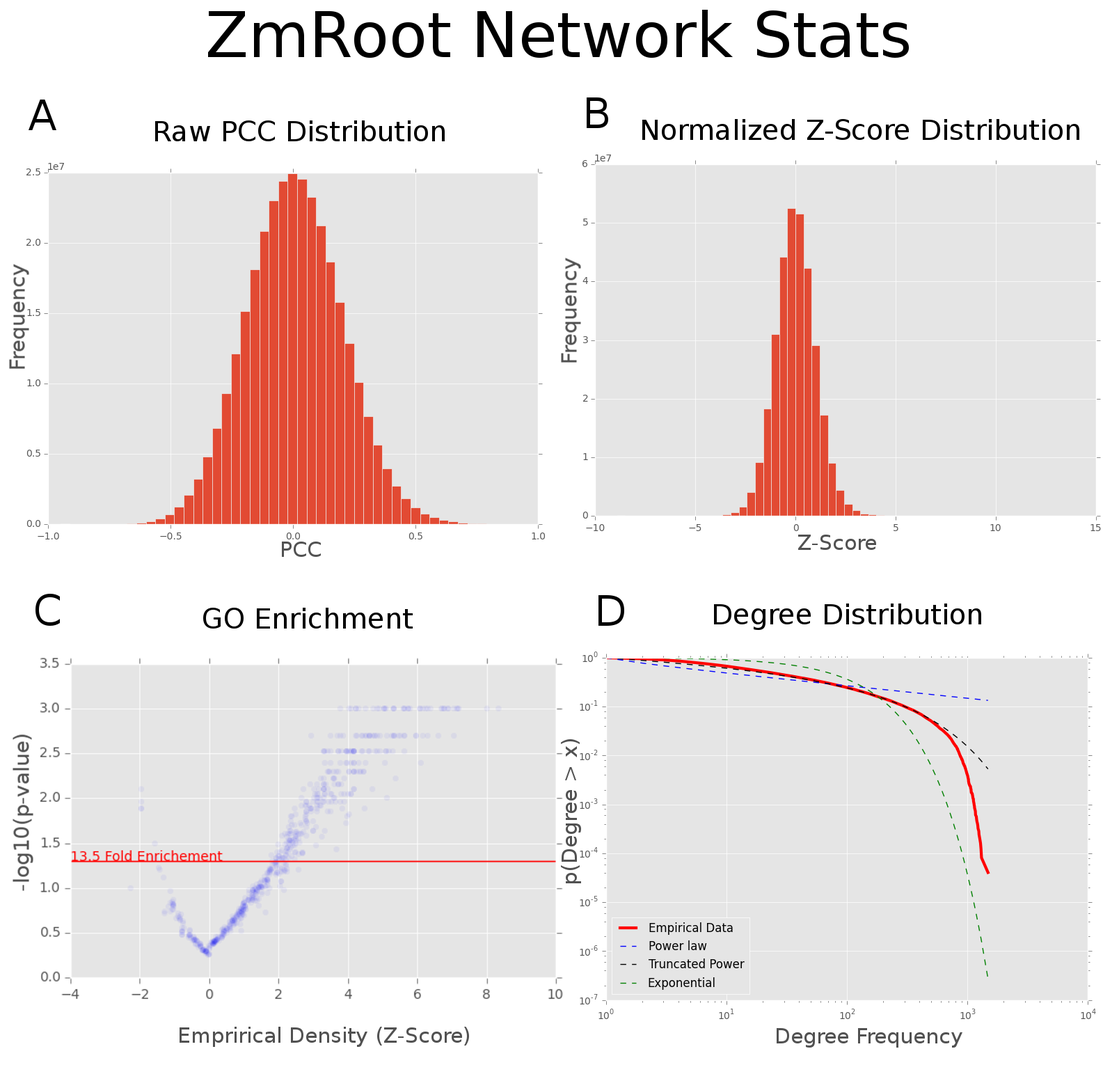
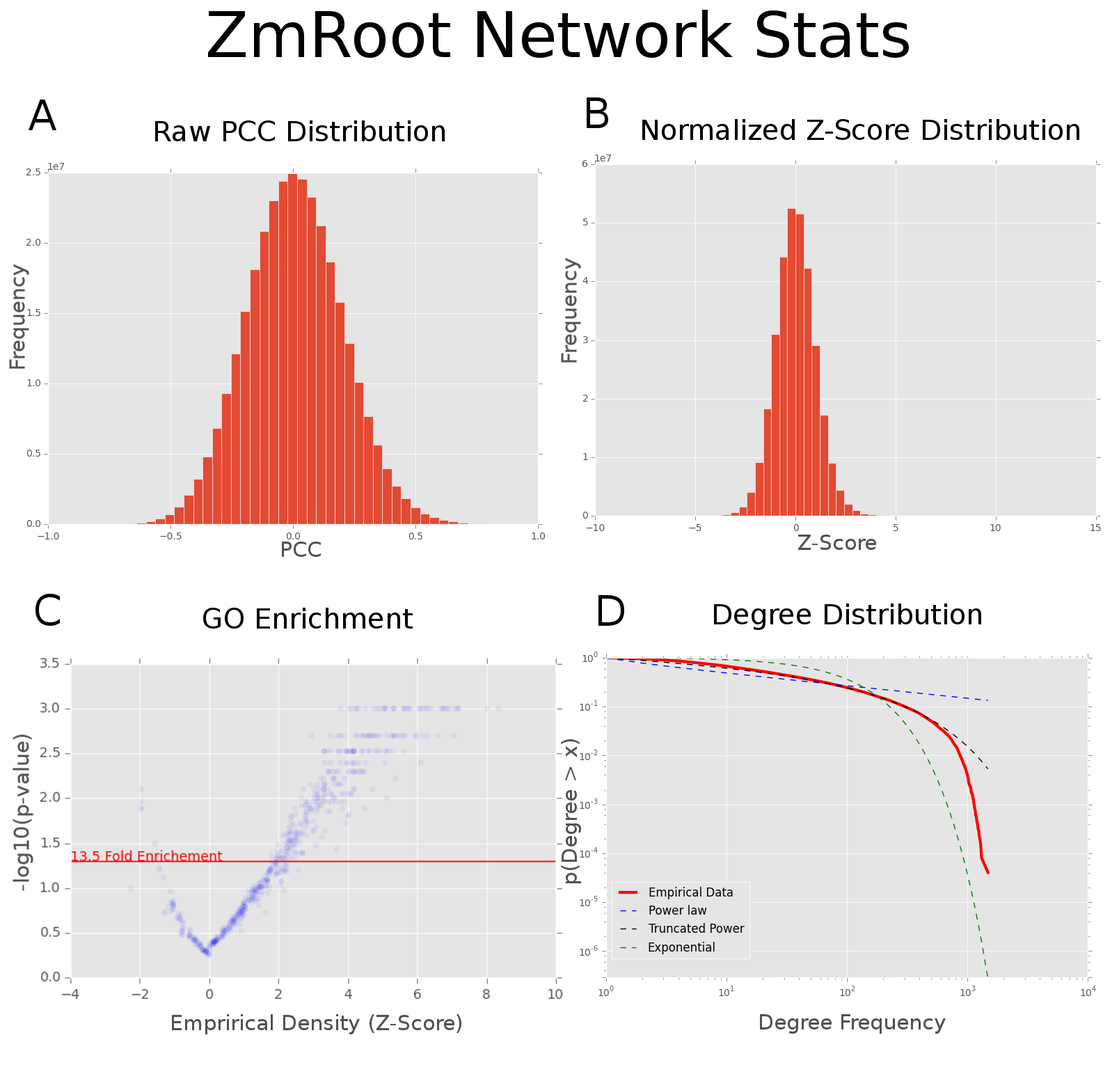
Layered file, before and after one edit (1119 x 1065). Changes by layer:
added layer "Pasted Layer #4" above "Pasted Layer #3" over [171, 1013, 462, 1035]
added layer "Pasted Layer #3" above "Pasted Layer #2" over [759, 1013, 946, 1034]
added layer "Pasted Layer #2" above "Pasted Layer #1" over [611, 881, 751, 959]
painted on "Pasted Layer" over [179, 1026, 963, 1048]
painted on "Supp Fig 3 - ZmRoot Health.tiff" over [178, 917, 1097, 1048]
